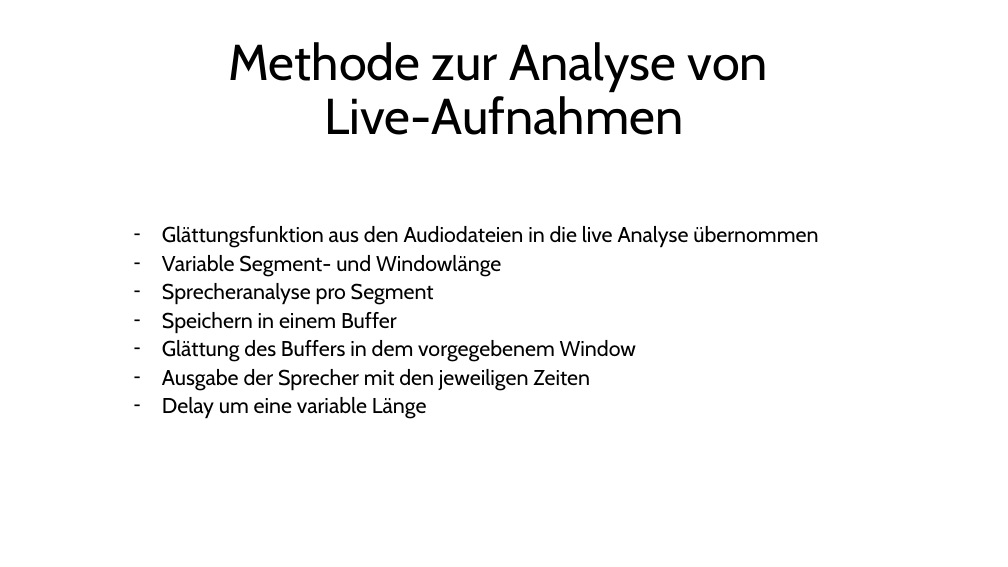
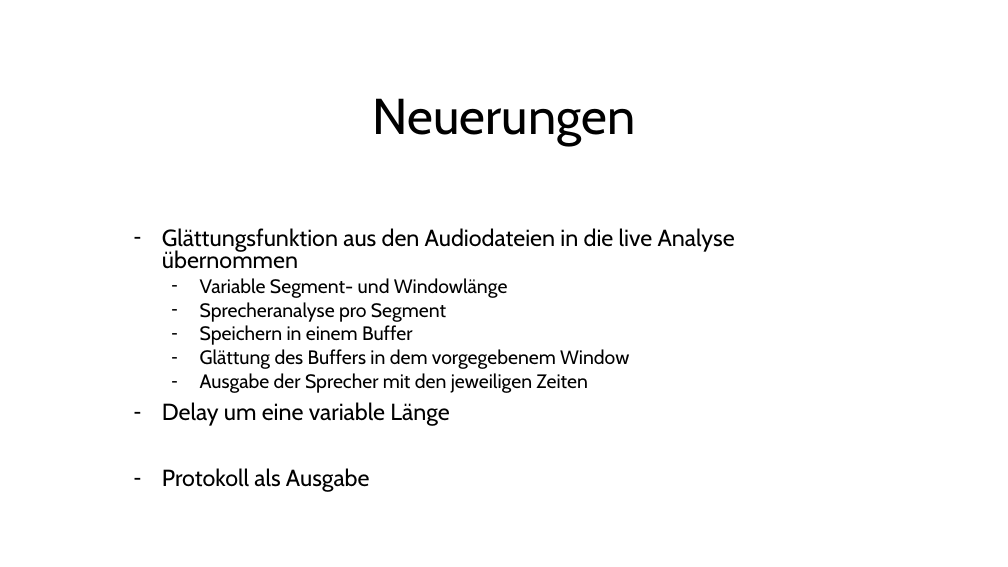
Before and after one commit to Linelle-7/Sprecherkennung-Deep-Learning-, a slide deck: slide 1 of Meetingsslide.pptx. Drawn at 1008x567 pixels with LibreOffice and Linux fonts; fonts in the diff are those of the drawing. Boxes give left, top, right and bottom in pixels: in the first picture for what was removed or moved away, otherwise in the second. Text is boxed around its words. In the diff, an @@ line names an element or a change of style, - is before the commit and + after.

Commit message:
Präsi

```diff
--- a/Meetingsslide.pptx
+++ b/Meetingsslide.pptx
@@ title at <box>373,98,636,145</box>: text changed @@
-Methode zur Analyse von
-Live-Aufnahmen
+Neuerungen
@@ subtitle at <box>162,228,735,426</box>: size 20.4 to 22.2 pt in "Glättungsfunktion aus den Audiodateien in die live ...", "Delay um eine variable Länge"; size 20.4 to 18.5 pt in "Variable Segment- und Windowlänge", "Sprecheranalyse pro Segment", "Speichern in einem Buffer", "Glättung des Buffers in dem vorgegebenem Window" and 1 more places; line spacing 0.7 to 0.8; list level 1 to 2 in "Variable Segment- und Windowlänge"; list level 1 to 2 in "Sprecheranalyse pro Segment"; list level 1 to 2 in "Speichern in einem Buffer"; list level 1 to 2 in "Glättung des Buffers in dem ..."; list level 1 to 2 in "Ausgabe der Sprecher mit den ..." @@
@@ subtitle at <box>162,468,370,492</box>: paragraph added @@
+– Protokoll als Ausgabe
```
